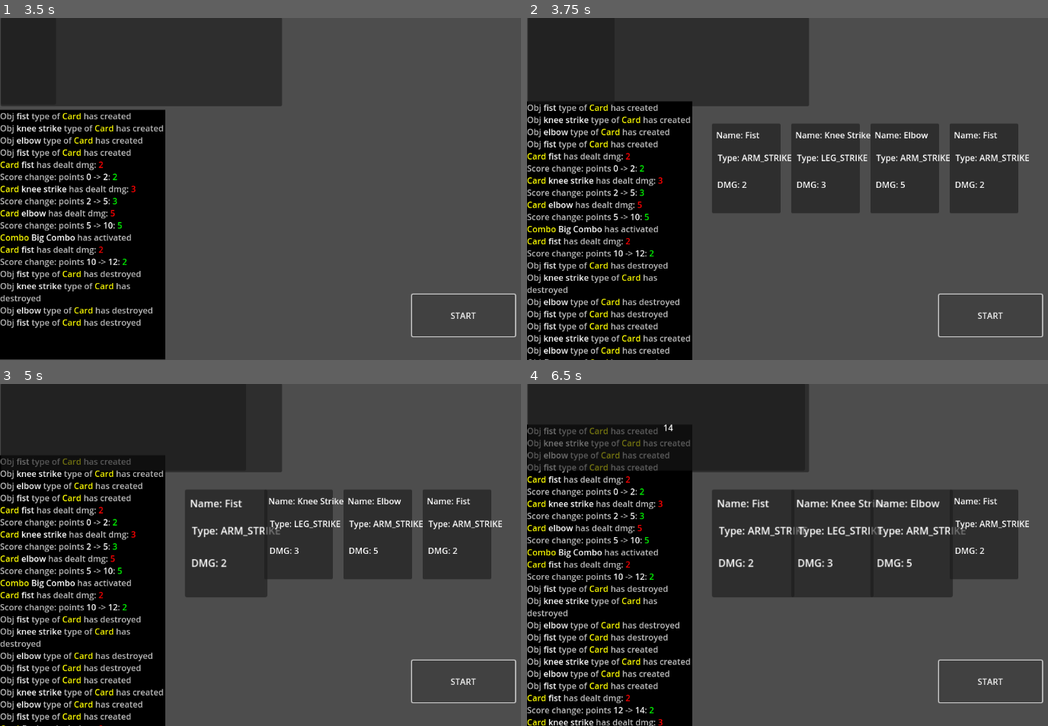
Above: before the commit, frames 1-4 (two rows, left to right).
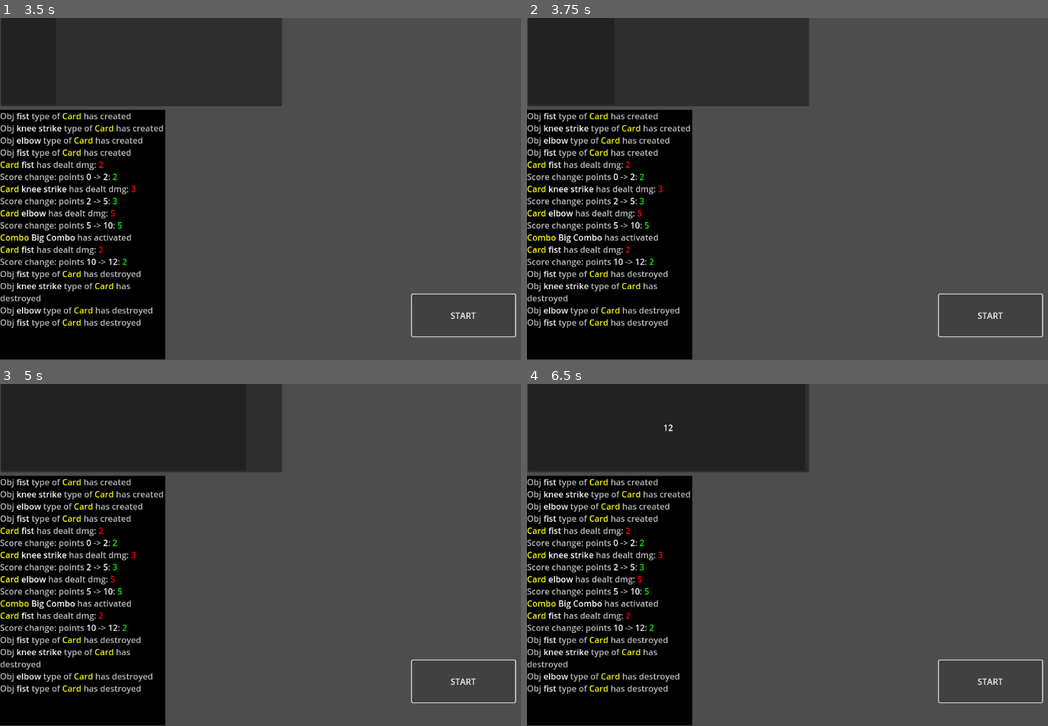
Above: after the commit, the same moments.

Repository: C0ldSt33l/Fighting-Card-Game
Game: Godot game, scene res://test_scene.tscn
Same seed, same stepped clock (60 frames per second), same inputs: the game is played once before the commit and once after it.
Inputs:
- Up to frame 1 (3.5 s): click "START" at 0.5 s; click "START" at 1.25 s; click "START" at 2 s
- Up to frame 2 (3.75 s): tap Enter at 3.5 s
- Up to frame 3 (5 s): tap Space at 4.25 s
- Up to frame 4 (6.5 s): tap Enter at 5.75 s

Frame 1 is identical in both runs. In frame 2, 22% of the frame differs, in the area x 0-97%, y 24-100%; in frame 3, 24%; in frame 4, 26%, in the area x 0-97%, y 11-100%.

Commit message:
remove class `ComboCard`, create class `Effect` and add some changes

Diff:
--- a/ComboCard/ComboCard.tscn
+++ /dev/null
@@ -1,38 +0,0 @@
-[gd_scene load_steps=2 format=3 uid="uid://h8tsu7but004"]
-
-[ext_resource type="Script" path="res://ComboCard/combo_card.gd" id="1_rnpoh"]
-
-[node name="ComboCard" type="Node2D"]
-script = ExtResource("1_rnpoh")
-
-[node name="Background" type="Panel" parent="."]
-offset_right = 163.0
-offset_bottom = 153.0
-
-[node name="NameLabel" type="Label" parent="Background"]
-layout_mode = 1
-anchors_preset = 10
-anchor_right = 1.0
-offset_bottom = 23.0
-grow_horizontal = 2
-text = "Test Kombo"
-horizontal_alignment = 1
-vertical_alignment = 1
-
-[node name="DescLabel" type="Label" parent="Background"]
-layout_mode = 1
-anchors_preset = 14
-anchor_top = 0.5
-anchor_right = 1.0
-anchor_bottom = 0.5
-offset_left = 1.0
-offset_top = -45.5
-offset_right = 1.0
-offset_bottom = -22.5
-grow_horizontal = 2
-grow_vertical = 2
-theme_override_font_sizes/font_size = 8
-text = "Kombo description"
-horizontal_alignment = 1
-vertical_alignment = 1
-autowrap_mode = 2
--- a/ComboCard/combo_card.gd
+++ /dev/null
@@ -1,50 +0,0 @@
-class_name ComboCard
-extends Node2D
-
-static var factory := preload('res://ComboCard/ComboCard.tscn')
-
-@onready var background := $Background as Panel
-@onready var name_label := $Background/NameLabel as Label
-@onready var desc_label := $Background/DescLabel as Label
-
-var pattern_labels: Array[Label] = []
-
-
-func _ready() -> void:
-	self.desc_label.position.y = self.name_label.position.y + self.name_label.size.y
-	var pos := self.desc_label.position.y + self.desc_label.size.y
-	var panel_height := 0
-	for l in self.pattern_labels:
-		l.position.y = float(pos)
-		pos += l.size.y
-		panel_height += l.size.y
-
-	panel_height += self.name_label.size.y + self.desc_label.size.y
-	self.background.size.y = panel_height
-
-
-static func create(parent: Node, name: String, desc: String, patterns: Array[Dictionary]) -> ComboCard:
-	var card := factory.instantiate() as ComboCard
-	parent.add_child(card)
-	card.name_label.text = name
-	card.desc_label.text = desc
-
-	var label_temp := Label.new()
-	label_temp.vertical_alignment = VERTICAL_ALIGNMENT_CENTER
-	label_temp.horizontal_alignment = HORIZONTAL_ALIGNMENT_CENTER
-	# label_temp.set_anchors_preset(Control.LayoutPreset.PRESET_BOTTOM_WIDE)
-	for p in patterns.slice(0, patterns.size() - 1):
-		# TODO: make seperate file for label settings
-		var pl := label_temp.duplicate() as Label
-		pl.text = str(p)
-		card.background.add_child(pl)
-		var sl := label_temp.duplicate() as Label
-		sl.text = '↓'
-		card.background.add_child(sl)
-		card.pattern_labels.append_array([pl, sl])
-	var pl := label_temp.duplicate() as Label
-	pl.text = str(patterns[-1])
-	card.background.add_child(pl)
-	card.pattern_labels.append(pl)
-
-	return card
--- a/card/card.gd
+++ b/card/card.gd
@@ -20,6 +20,11 @@
 	HEAD,
 	BODY,
 	LEGS,
+}
+
+enum ENERGY {
+	PRANA,
+	KI,
 }
 
 #Tags:
@@ -52,6 +57,11 @@
 @export var rarity: RARITY :
 	set(val): self.set_tag_val('rarity', val)
 	get(): return self.get_tag_val('rarity')
+
+# TODO: add visual effect while changing this field
+@export var energy: ENERGY :
+	set(val): self.set_tag_val('energy', val)
+	get(): return self.get_tag_val('energy')
 
 # TODO:
 # - Think about func signature(`(dmg: int) -> void` or `() -> int`)
--- a/combo/combo.gd
+++ b/combo/combo.gd
@@ -28,6 +28,7 @@
 # - Before card playing
 # - While card playing
 # - After card playing
+# TODO: make upgradable
 var effect: Callable
 
 
--- /dev/null
+++ b/effect/effect.gd
@@ -0,0 +1,24 @@
+class_name effect
+
+var effect_name: String
+var description: String
+var effect: Callable
+
+enum ACTIVATION_TIME {
+    BEFORE_ROUND,
+    WHILE_ROUND,
+    AFTER_ROUND,
+}
+var activation_time: ACTIVATION_TIME
+
+
+func _init(
+    name: String,
+    desc: String,
+    activation_time: ACTIVATION_TIME,
+    effect: Callable
+) -> void:
+    self.effect_name = name
+    self.description = desc
+    self.activation_time = activation_time
+    self.effect = effect
--- a/logger/logger.tscn
+++ b/logger/logger.tscn
@@ -6,8 +6,9 @@
 bg_color = Color(0, 0, 0, 1)
 
 [node name="Logger" type="RichTextLabel"]
+focus_mode = 2
 theme_override_colors/default_color = Color(0.544974, 0.544974, 0.544974, 1)
 theme_override_styles/normal = SubResource("StyleBoxFlat_irpl0")
 bbcode_enabled = true
-fit_content = true
+selection_enabled = true
 script = ExtResource("1_tklhb")
--- a/test_scene.gd
+++ b/test_scene.gd
@@ -49,48 +49,9 @@
 		self.spawn_card(config, spawn_pos)
 		spawn_pos.x += 150
 
-	# var combo_config := Combos.get_combo_config('Big Combo')
-	# var combo_card := ComboCard.create(
-	# 	self,
-	# 	'Big Combo',
-	# 	combo_config['description'],
-	# 	Combos.get_combo_patterns('Big Combo')
-	# )
-	# combo_card.position = Vector2(600, 200)
-	# self.add_child(combo_card)
-
 
 func start_round() -> void:
-	if self.cards_on_table.size() == 0:
-		var configs := [
-			{
-				'card_name': 'fist',
-				'type': Card.ACTION_TYPE.ARM_STRIKE,
-				'dmg': 2
-			},
-			{
-				'card_name': 'knee strike',
-				'type': Card.ACTION_TYPE.LEG_STRIKE,
-				'dmg': 3
-			},
-			{
-				'card_name': 'elbow',
-				'type': Card.ACTION_TYPE.ARM_STRIKE,
-				'dmg': 5
-			},
-			{
-				'card_name': 'fist',
-				'type': Card.ACTION_TYPE.ARM_STRIKE,
-				'dmg': 2
-			},
-		]
-		var spawn_pos := Vector2(350, 200)
-
-		for config in configs:
-			self.spawn_card(config, spawn_pos)
-			spawn_pos.x += 150
-		return
-
+	if self.cards_on_table.size() == 0: return
 	self.timer.start()
 	self.check_combos()
 
@@ -139,15 +100,6 @@
 
 	self.cards_on_table.append(card)
 
-
-func select_first_combo() -> void:
-	self.selected_combo = self.available_combos[0]
-
-
-func select_second_combo() -> void:
-	self.selected_combo = self.available_combos[1]
-
-
 # NOTE: If there're 2 combos, one of them extends another,
 # then the one, that goes before, will be activated
 func check_combos() -> void:
--- a/test_scene.tscn
+++ b/test_scene.tscn
@@ -27,8 +27,6 @@
 offset_right = 313.0
 offset_bottom = 647.0
 grow_vertical = 2
-focus_mode = 2
-selection_enabled = true
 
 [connection signal="timeout" from="Timer" to="." method="play_card"]
 [connection signal="pressed" from="Button" to="." method="start_round"]
